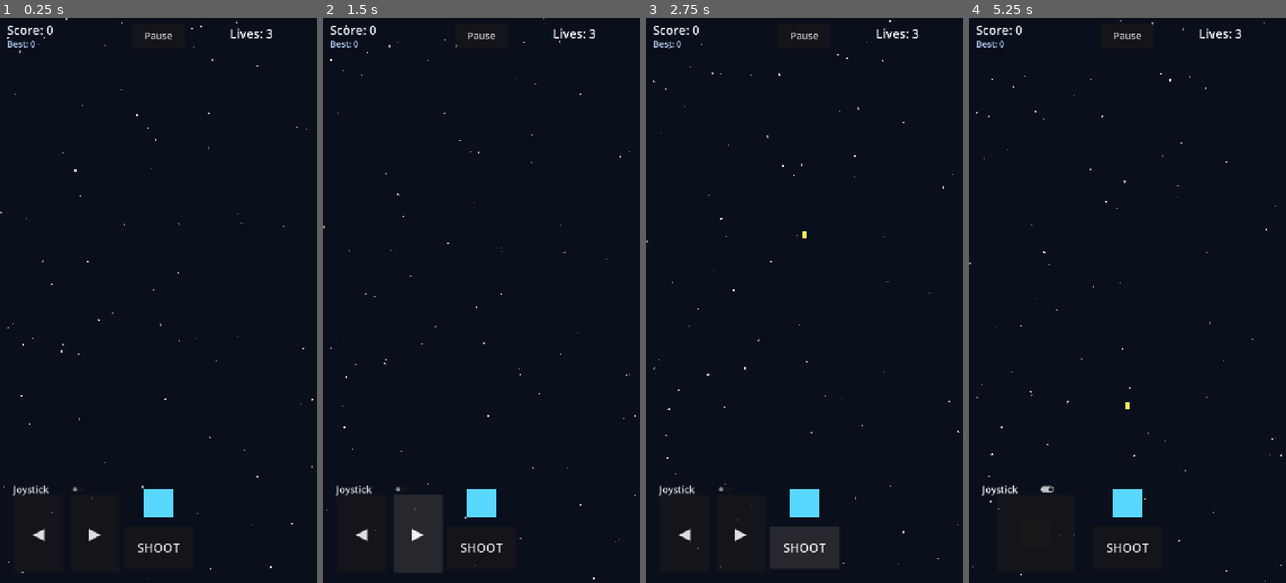
Above: before the commit, frames 1-4 (left to right).
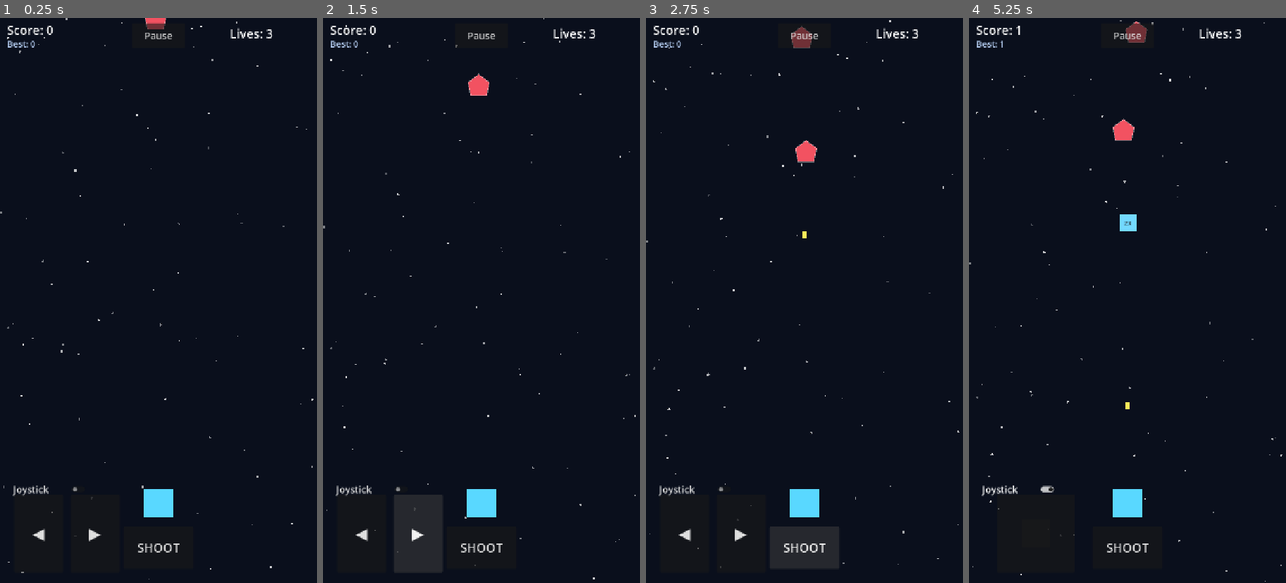
Above: after the commit, the same moments.

Repository: ahsan12345678910/Shooter
Game: Godot game, scene res://Main.tscn
The game is run twice, just before and just after one commit, with the same random seed, the same clock (stepped at 60 frames per second) and the same inputs.
Inputs (mouse positions are in pixels of both pictures, inside the frame that each line leads up to):
- Up to frame 1 (0.25 s): no input
- Up to frame 2 (1.5 s): click "◀" at 0.5 s; click "▶" at 1.25 s
- Up to frame 3 (2.75 s): click "SHOOT" at 2 s
- Up to frame 4 (5.25 s): click "Joystick" at 2.75 s; click "Pause" at 3.5 s; click "Resume" at 4.25 s; tap Enter (ui_accept) at 5 s; drag from (1035, 532) to (1159, 176) at 5.02 s

The runs differ from the first frame. In frame 1, 0.1% of the frame differs, in the area x 45-53%, y 0-2%; in frame 2, 0.2%; in frame 3, 0.4%; in frame 4, 0.6%, in the area x 9-57%, y 0-38%.
Error before the commit: Parse Error: Identifier "Explosion" not declared in the current scope. (res://enemy.gd:117)

Commit message:
Fixed Game

Diff:
--- a/MobileShooter/Boss.tscn
+++ b/MobileShooter/Boss.tscn
@@ -5,16 +5,10 @@
 [sub_resource type="RectangleShape2D" id="RectangleShape2D_boss"]
 size = Vector2(72, 72)
 
-[sub_resource type="PlaceholderTexture2D" id="PlaceholderTexture2D_boss"]
-size = Vector2(72, 72)
-
 [node name="Boss" type="Area2D"]
 collision_layer = 4
 collision_mask = 2
 script = ExtResource("1_script")
-
-[node name="Sprite2D" type="Sprite2D" parent="."]
-texture = SubResource("PlaceholderTexture2D_boss")
 
 [node name="CollisionShape2D" type="CollisionShape2D" parent="."]
 shape = SubResource("RectangleShape2D_boss")
--- a/MobileShooter/Enemy.tscn
+++ b/MobileShooter/Enemy.tscn
@@ -5,16 +5,10 @@
 [sub_resource type="RectangleShape2D" id="RectangleShape2D_enemy"]
 size = Vector2(48, 48)
 
-[sub_resource type="PlaceholderTexture2D" id="PlaceholderTexture2D_enemy"]
-size = Vector2(48, 48)
-
 [node name="Enemy" type="Area2D"]
 collision_layer = 4
 collision_mask = 2
 script = ExtResource("1_script")
-
-[node name="Sprite2D" type="Sprite2D" parent="."]
-texture = SubResource("PlaceholderTexture2D_enemy")
 
 [node name="CollisionShape2D" type="CollisionShape2D" parent="."]
 shape = SubResource("RectangleShape2D_enemy")
--- a/MobileShooter/MobileControls.tscn
+++ b/MobileShooter/MobileControls.tscn
@@ -10,10 +10,11 @@
 anchor_bottom = 1.0
 grow_horizontal = 2
 grow_vertical = 2
-mouse_filter = 2
+mouse_filter = 1
 script = ExtResource("1_controls")
 
 [node name="BottomBar" type="Control" parent="."]
+mouse_filter = 0
 layout_mode = 1
 anchors_preset = 12
 anchor_top = 1.0
@@ -88,6 +89,7 @@
 offset_bottom = 120.0
 
 [node name="ShootButton" type="Button" parent="BottomBar"]
+mouse_filter = 0
 layout_mode = 1
 anchors_preset = 7
 anchor_left = 0.5
--- a/MobileShooter/bullet.gd
+++ b/MobileShooter/bullet.gd
@@ -1,4 +1,6 @@
 extends Area2D
+
+const SpriteUtils = preload("res://sprite_utils.gd")
 
 @export var speed: float = 800.0
 @export var margin: float = 32.0
--- a/MobileShooter/enemy.gd
+++ b/MobileShooter/enemy.gd
@@ -1,6 +1,7 @@
 extends Area2D
 
 const PowerupScene: PackedScene = preload("res://Powerup.tscn")
+const ExplosionScript = preload("res://explosion.gd")
 
 @export var base_speed: float = 120.0
 @export var margin: float = 32.0
@@ -11,6 +12,8 @@
 var hp: int = 1
 var max_hp: int = 1
 var is_boss: bool = false
+var _move_time: float = 0.0
+var _drift_phase: float = 0.0
 
 static var _powerup_types: Array = [
 	Powerup.Type.EXTRA_LIFE,
@@ -18,12 +21,16 @@
 	Powerup.Type.DOUBLE_SHOOT,
 ]
 
-@onready var _sprite: Sprite2D = $Sprite2D
 @onready var _hp_label: Label = $HPLabel
+
+@export var body_color: Color = Color(0.95, 0.32, 0.38, 1.0)
+@export var body_size: Vector2 = Vector2(48.0, 48.0)
 
 
 func _ready() -> void:
-	SpriteUtils.apply_solid_sprite(_sprite, Color(0.95, 0.32, 0.38))
+	_drift_phase = randf() * TAU
+	z_index = 1
+	_apply_visual_style()
 	add_to_group("enemies")
 	area_entered.connect(_on_area_entered)
 	GameManager.difficulty_changed.connect(_on_difficulty_changed)
@@ -40,15 +47,17 @@
 	powerup_drop_chance = config.get("powerup_drop_chance", powerup_drop_chance)
 
 	if is_boss:
-		_sprite.scale = Vector2(1.6, 1.6)
-		_sprite.modulate = Color(1.0, 0.45, 0.45)
+		body_size = Vector2(72.0, 72.0)
+		body_color = Color(1.0, 0.45, 0.45, 1.0)
 		if is_node_ready():
+			_apply_visual_style()
 			_update_hp_display()
 	else:
-		_sprite.scale = Vector2.ONE
-		_sprite.modulate = Color.WHITE
+		body_size = Vector2(48.0, 48.0)
+		body_color = Color(0.95, 0.32, 0.38, 1.0)
 
 	if is_node_ready():
+		_apply_visual_style()
 		_apply_speed()
 		_update_hp_display()
 
@@ -57,7 +66,10 @@
 	if GameManager.is_game_over or GameManager.is_paused:
 		return
 
+	_move_time += delta
+	position.x += sin(_move_time * 2.0 + _drift_phase) * 18.0 * delta
 	position.y += speed * delta
+	queue_redraw()
 	var rect_size := get_viewport().get_visible_rect().size
 
 	if global_position.y >= rect_size.y + margin:
@@ -65,7 +77,7 @@
 		queue_free()
 		return
 
-	if global_position.y < -margin or global_position.x < -margin or global_position.x > rect_size.x + margin:
+	if global_position.x < -margin or global_position.x > rect_size.x + margin:
 		queue_free()
 
 
@@ -97,10 +109,12 @@
 
 
 func _flash_hit() -> void:
-	_sprite.modulate = Color(1.5, 1.5, 1.5) if not is_boss else Color(1.2, 0.6, 0.6)
+	var flash_color := Color(1.0, 0.95, 0.7) if not is_boss else Color(1.0, 0.75, 0.75)
+	body_color = flash_color
+	queue_redraw()
 	await get_tree().create_timer(0.06).timeout
 	if is_instance_valid(self):
-		_sprite.modulate = Color(1.0, 0.45, 0.45) if is_boss else Color.WHITE
+		_apply_visual_style()
 
 
 func _update_hp_display() -> void:
@@ -114,7 +128,7 @@
 func _spawn_explosion(world_position: Vector2) -> void:
 	var effects_parent := get_tree().current_scene.get_node_or_null("Effects")
 	if effects_parent:
-		Explosion.spawn(effects_parent, world_position)
+		ExplosionScript.spawn(effects_parent, world_position)
 
 
 func _try_drop_powerup(at_position: Vector2) -> void:
@@ -129,3 +143,26 @@
 	powerups_parent.add_child(powerup)
 	powerup.global_position = at_position
 	powerup.setup(_powerup_types.pick_random())
+
+
+func _apply_visual_style() -> void:
+	if is_boss:
+		body_color = Color(1.0, 0.45, 0.45, 1.0)
+		body_size = Vector2(72.0, 72.0)
+	else:
+		body_color = Color(0.95, 0.32, 0.38, 1.0)
+		body_size = Vector2(48.0, 48.0)
+	queue_redraw()
+
+
+func _draw() -> void:
+	var half := body_size * 0.5
+	var points := PackedVector2Array([
+		Vector2(0.0, -half.y),
+		Vector2(half.x, -half.y * 0.25),
+		Vector2(half.x * 0.75, half.y),
+		Vector2(-half.x * 0.75, half.y),
+		Vector2(-half.x, -half.y * 0.25),
+	])
+	draw_colored_polygon(points, body_color)
+	draw_polyline(points + PackedVector2Array([points[0]]), Color(1.0, 1.0, 1.0, 0.35), 2.0)
--- a/MobileShooter/enemy_spawner.gd
+++ b/MobileShooter/enemy_spawner.gd
@@ -5,7 +5,7 @@
 
 @export var base_spawn_interval: float = 2.0
 @export var spawn_margin_x: float = 48.0
-@export var spawn_y: float = -48.0
+@export var spawn_y: float = -40.0
 
 var _timer: float = 0.0
 
--- a/MobileShooter/explosion.gd
+++ b/MobileShooter/explosion.gd
@@ -1,4 +1,6 @@
 extends Node2D
+
+const SpriteUtils = preload("res://sprite_utils.gd")
 
 @onready var _particles: CPUParticles2D = $CPUParticles2D
 @onready var _flash: Sprite2D = $Flash
--- a/MobileShooter/mobile_controls.gd
+++ b/MobileShooter/mobile_controls.gd
@@ -19,7 +19,7 @@
 
 func _ready() -> void:
 	add_to_group("mobile_controls")
-	mouse_filter = Control.MOUSE_FILTER_IGNORE
+	mouse_filter = Control.MOUSE_FILTER_PASS
 
 	_left_button.focus_mode = Control.FOCUS_NONE
 	_right_button.focus_mode = Control.FOCUS_NONE
--- a/MobileShooter/player.gd
+++ b/MobileShooter/player.gd
@@ -1,6 +1,7 @@
 extends CharacterBody2D
 
 const BulletScene: PackedScene = preload("res://Bullet.tscn")
+const SpriteUtils = preload("res://sprite_utils.gd")
 
 @export var speed: float = 500.0
 @export var margin: float = 32.0
@@ -23,12 +24,12 @@
 
 
 func _ready() -> void:
-	SpriteUtils.apply_solid_sprite(_sprite, Color(0.35, 0.85, 1.0))
 	add_to_group("player")
 	await get_tree().process_frame
 	_mobile_controls = get_tree().get_first_node_in_group("mobile_controls")
 	if _mobile_controls and _mobile_controls.has_signal("shoot_requested"):
 		_mobile_controls.shoot_requested.connect(shoot)
+	SpriteUtils.apply_solid_sprite(_sprite, Color(0.35, 0.85, 1.0))
 
 
 func _process(delta: float) -> void:
--- a/MobileShooter/powerup.gd
+++ b/MobileShooter/powerup.gd
@@ -1,5 +1,7 @@
 class_name Powerup
 extends Area2D
+
+const SpriteUtils = preload("res://sprite_utils.gd")
 
 enum Type { EXTRA_LIFE, FASTER_BULLETS, DOUBLE_SHOOT }
 
--- a/MobileShooter/sprite_utils.gd
+++ b/MobileShooter/sprite_utils.gd
@@ -1,16 +1,19 @@
-class_name SpriteUtils
 extends RefCounted
 
 static func make_solid_texture(size: Vector2i, color: Color = Color.WHITE) -> ImageTexture:
-	var image := Image.create(size.x, size.y, false, Image.FORMAT_RGBA8)
+	var image := Image.create(maxi(size.x, 1), maxi(size.y, 1), false, Image.FORMAT_RGBA8)
 	image.fill(color)
 	return ImageTexture.create_from_image(image)
 
 
-static func apply_solid_sprite(sprite: Sprite2D, color: Color = Color.WHITE) -> void:
-	if sprite == null or sprite.texture == null:
+static func apply_solid_sprite(sprite: Sprite2D, color: Color = Color.WHITE, fallback_size: Vector2i = Vector2i(32, 32)) -> void:
+	if sprite == null:
 		return
-	var size := Vector2i(sprite.texture.get_size())
-	if size.x < 1 or size.y < 1:
-		size = Vector2i(32, 32)
+
+	var size := fallback_size
+	if sprite.texture != null:
+		var tex_size := Vector2i(sprite.texture.get_size())
+		if tex_size.x > 0 and tex_size.y > 0:
+			size = tex_size
+
 	sprite.texture = make_solid_texture(size, color)
Not shown, added: MobileShooter/_debug_enemies.gd.uid
Not shown, added: MobileShooter/sprite_utils.gd.uid
